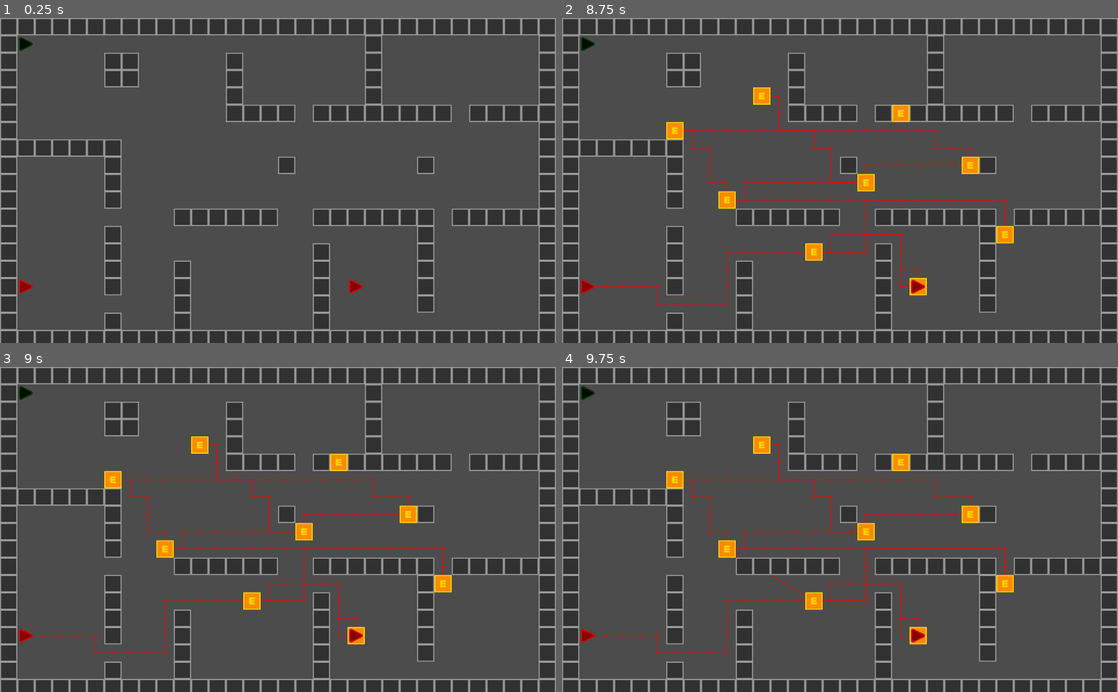
Above: before the commit, frames 1-4 (two rows, left to right).
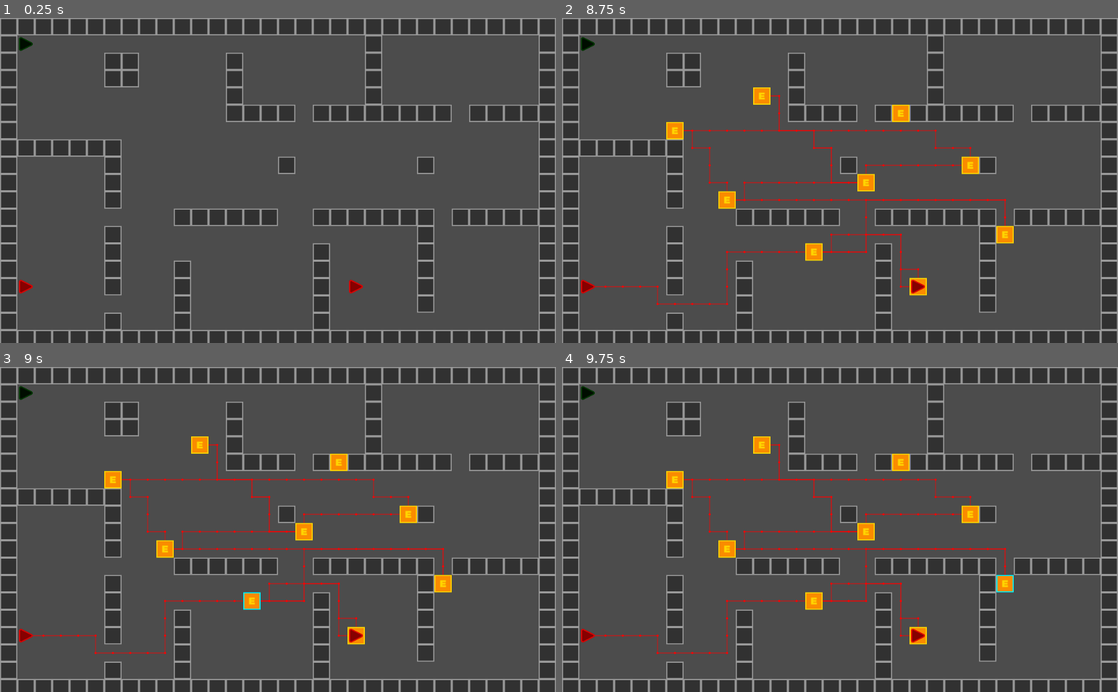
Above: after the commit, the same moments.

Repository: Matthew-Underwood/Jasper
Game: Godot game, scene res://Main.tscn
The game is run twice, just before and just after one commit, with the same random seed, the same clock (stepped at 60 frames per second) and the same inputs.
Inputs (mouse positions are in pixels of both pictures, inside the frame that each line leads up to):
- Up to frame 1 (0.25 s): no input
- Up to frame 2 (8.75 s): tap Enter at 0.5, 2, 3.5 s; move the mouse to (589, 44) at 0.52 s; press the mouse at (589, 44) at 0.53 s; tap Space at 1.25, 2.75, 4.25 s; move the mouse to (589, 287) at 1.27 s; release the mouse at (589, 287) at 1.28 s; click (589, 287) at 1.35 s; move the mouse to (917, 287) at 2.02 s; press the mouse at (917, 287) at 2.03 s; move the mouse to (812, 245) at 2.77 s; release the mouse at (812, 245) at 2.78 s; click (812, 245) at 2.85 s; move the mouse to (1006, 229) at 3.52 s; press the mouse at (1006, 229) at 3.53 s; move the mouse to (673, 131) at 4.27 s; release the mouse at (673, 131) at 4.28 s; click (673, 131) at 4.35 s; move the mouse to (867, 180) at 5.02 s; press the mouse at (867, 180) at 5.03 s; move the mouse to (756, 99) at 5.77 s; release the mouse at (756, 99) at 5.78 s; click (756, 99) at 5.85 s; move the mouse to (962, 164) at 6.52 s; press the mouse at (962, 164) at 6.53 s; move the mouse to (728, 196) at 7.27 s; release the mouse at (728, 196) at 7.28 s; click (728, 196) at 7.35 s; move the mouse to (895, 109) at 8.02 s; press the mouse at (895, 109) at 8.03 s
- Up to frame 3 (9 s): move the mouse to (250, 594) at 8.77 s; release the mouse at (250, 594) at 8.78 s; click (250, 594) at 8.85 s
- Up to frame 4 (9.75 s): move the mouse to (1006, 578) at 9.52 s; press the mouse at (1006, 578) at 9.53 s

Frames 1-2 are identical in both runs. In frame 3, less than 0.1% of the frame differs, in the area x 43-47%, y 69-75%; in frame 4, less than 0.1%, in the area x 31-82%, y 56-71%.

Commit message:
Making waypoints selectable
Added new method on Waypoints class that checks if character has a waypoint with the given vector2 position. Added Input event on the TileMap that will listen for clicks and set the various tile states.

Diff:
--- a/TileMap.gd
+++ b/TileMap.gd
@@ -11,6 +11,7 @@
 var _pathing : Pathing
 var _obstacles : Array
 var _waypoints: WayPoints
+var _previousClickedWayPoint
 
 func _ready():
 	var pathingFactory = load("res://classes/pathing_factory.gd")
@@ -85,6 +86,22 @@
 
 	update()
 
+func _input(event):
+	if event is InputEventMouseButton && event.is_pressed():
+		var clickedPos = world_to_map(event.position)
+		var cell = get_cell(clickedPos.x, clickedPos.y)
+		if cell == 2:
+			var id = _characterInfo.getId()
+			if _previousClickedWayPoint != null && _waypoints.hasPosition(id, _previousClickedWayPoint):
+				set_cellv(_previousClickedWayPoint, 2)
+			elif _previousClickedWayPoint != null:
+				set_cellv(_previousClickedWayPoint, get_cellv(_previousClickedWayPoint))
+
+			set_cellv(clickedPos, 3)
+			_previousClickedWayPoint = clickedPos
+			get_tree().set_input_as_handled()
+
+
 func _setPathStartPosition(value):
 	value = world_to_map(value)
 	if value in _obstacles:
--- a/classes/pathing/waypoints.gd
+++ b/classes/pathing/waypoints.gd
@@ -32,3 +32,9 @@
 	if _waypoints[characterId].empty():
 		return false
 	return waypointId <= (_waypoints[characterId].size() - 1)
+
+func hasPosition(characterId : int, pos : Vector2) -> bool:
+	for waypoint in getAll(characterId):
+		if waypoint["start"] == pos || waypoint["end"] == pos:
+			return true
+	return false
--- a/tile_set/tileset.tres
+++ b/tile_set/tileset.tres
@@ -1,8 +1,9 @@
-[gd_resource type="TileSet" load_steps=4 format=2]
+[gd_resource type="TileSet" load_steps=5 format=2]
 
 [ext_resource path="res://sprites/path_start.png" type="Texture" id=1]
 [ext_resource path="res://sprites/obstacle.png" type="Texture" id=2]
 [ext_resource path="res://sprites/path_end.png" type="Texture" id=3]
+[ext_resource path="res://sprites/path_selected.png" type="Texture" id=4]
 
 [resource]
 0/name = "obstacle.png 0"
@@ -47,3 +48,17 @@
 2/shape_one_way_margin = 0.0
 2/shapes = [  ]
 2/z_index = 0
+3/name = "path_selected.png 3"
+3/texture = ExtResource( 4 )
+3/tex_offset = Vector2( 0, 0 )
+3/modulate = Color( 1, 1, 1, 1 )
+3/region = Rect2( 0, 0, 32, 32 )
+3/tile_mode = 0
+3/occluder_offset = Vector2( 0, 0 )
+3/navigation_offset = Vector2( 0, 0 )
+3/shape_offset = Vector2( 0, 0 )
+3/shape_transform = Transform2D( 1, 0, 0, 1, 0, 0 )
+3/shape_one_way = false
+3/shape_one_way_margin = 0.0
+3/shapes = [  ]
+3/z_index = 0
Binary file added: sprites/path_selected.png
Not shown, added: sprites/path_selected.png.import
